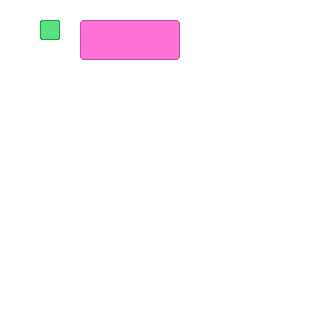
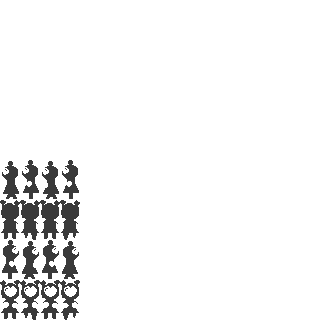
Layered file, before and after one edit (320 × 320). Changes by layer:
hid "inventory" over bbox(40, 20, 180, 60)
added layer "TheYummer Merged" (1st of 2) above "TheYummer Merged" over bbox(0, 160, 80, 320)
renamed "entity sizes" to "TheYummer Merged", showed it, painted on it over bbox(0, 160, 80, 320)
